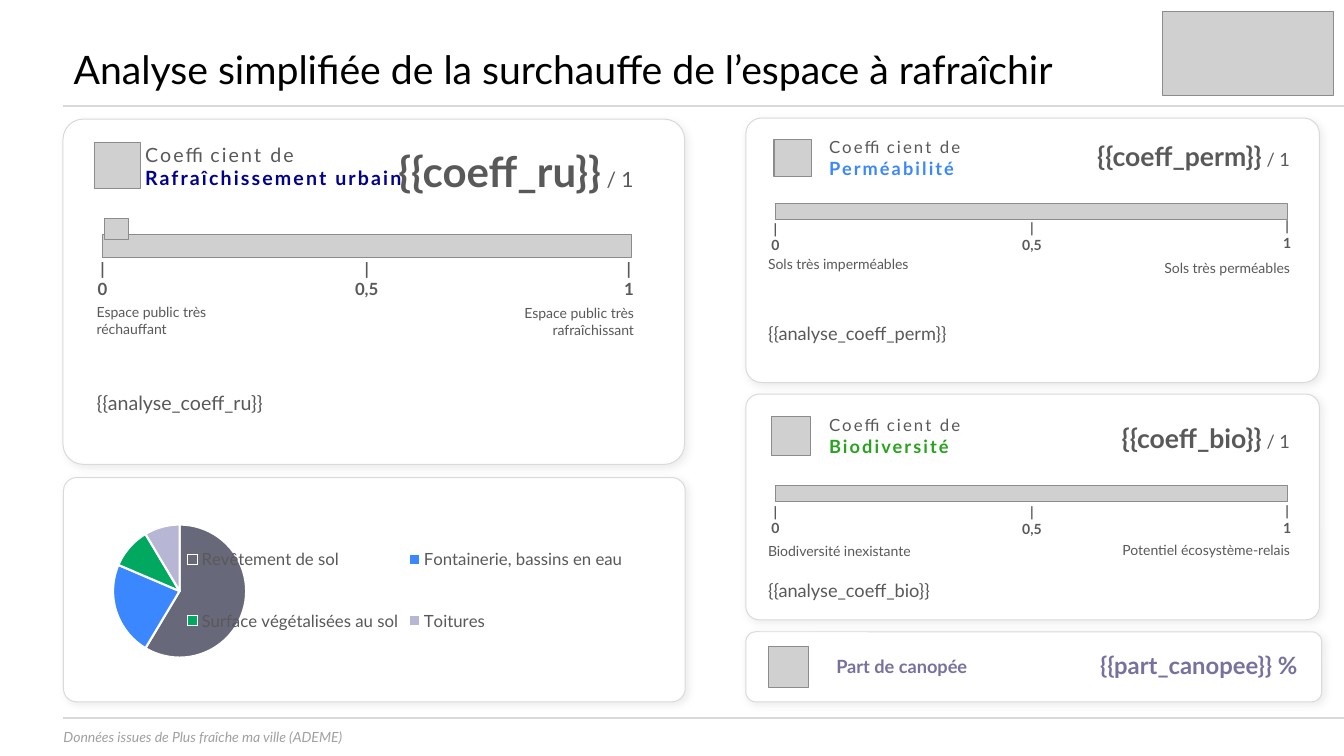
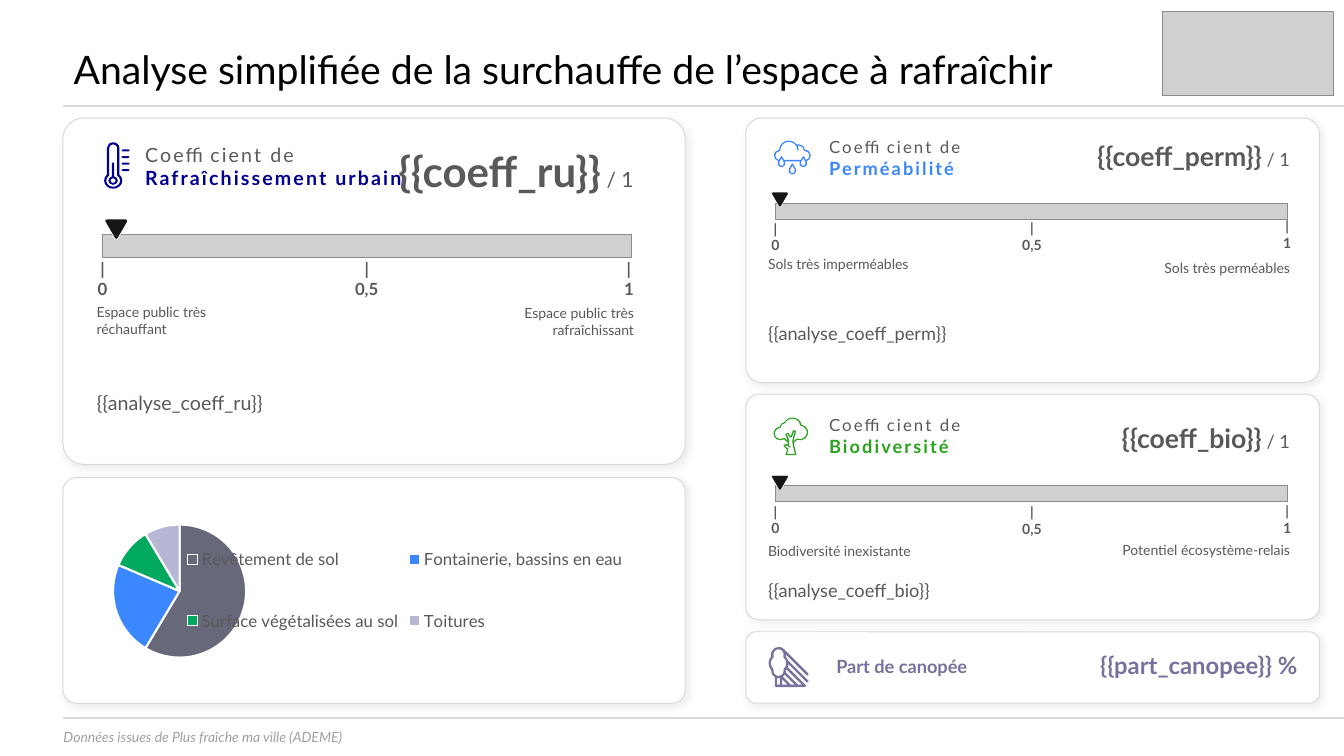
Before and after one commit to incubateur-ademe/plusfraichemaville-site, a slide deck: slide 3 of public/templates/template_synthese_projet.pptx. Drawn at 1344x756 pixels with LibreOffice and Linux fonts; fonts in the diff are those of the drawing; grey boxes stand for pictures; background and template pictures are left out. Boxes give left, top, right and bottom in pixels: in the first picture for what was removed or moved away, otherwise in the second. Text is boxed around its words. In the diff, an @@ line names an element or a change of style, - is before the commit and + after.

```diff
--- a/public/templates/template_synthese_projet.pptx
+++ b/public/templates/template_synthese_projet.pptx
@@ picture removed at (94,142,140,189) @@
@@ freeform shape added at (104,142,129,189), fill #000091 @@
@@ picture removed at (774,139,812,176) @@
@@ freeform shape added at (774,140,812,166), fill #3B87FF @@
@@ freeform shape added at (788,163,797,174), fill #3B87FF @@
@@ freeform shape added at (771,193,788,208), fill #161616, outline #FFFFFF 0.36 pt @@
@@ picture removed at (105,218,129,239) @@
@@ freeform shape added at (105,219,128,239), fill #161616, outline #FFFFFF 0.5 pt @@
@@ picture removed at (771,416,811,456) @@
@@ freeform shape added at (773,417,808,455), fill #29A31E @@
@@ freeform shape added at (771,476,788,491), fill #161616, outline #FFFFFF 0.36 pt @@
@@ picture removed at (768,647,809,688) @@
@@ freeform shape added at (768,647,809,688), fill #78719E @@
```
Also in this commit, not shown: 2 other slides changed.
